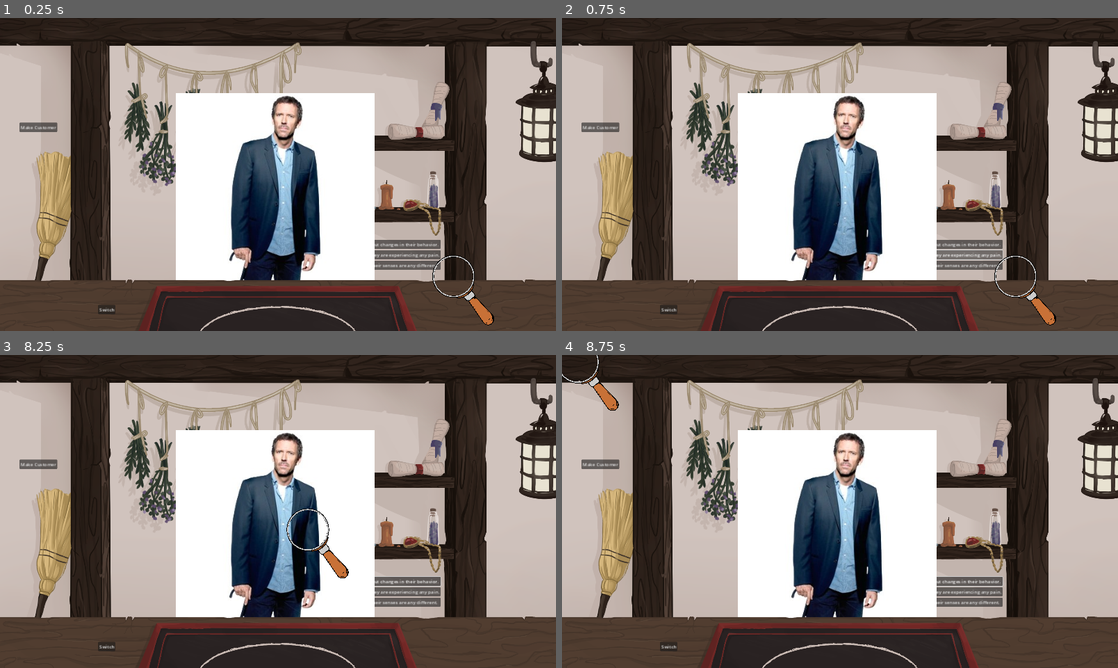
Above: before the commit, frames 1-4 (two rows, left to right).
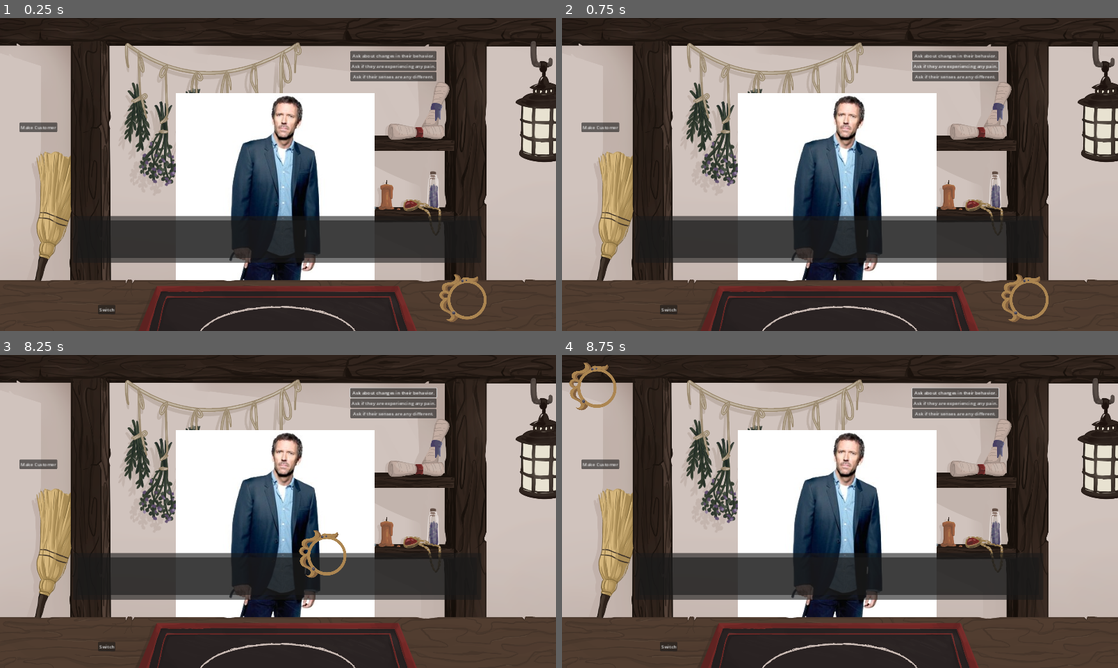
Above: after the commit, the same moments.

Repository: jkostello/Pirate-Software-Jam-15
Game: Godot game, scene res://UI/main_screen.tscn
Same seed, same stepped clock (60 frames per second), same inputs: the game is played once before the commit and once after it. The engine's default icon, where the game draws it, is replaced by a stand-in: a white triangle on a blue panel in a dark square.
Inputs (mouse positions are in pixels of both pictures, inside the frame that each line leads up to):
- Up to frame 1 (0.25 s): no input
- Up to frame 2 (0.75 s): click "Ask if they are experiencing …" at 0.5 s
- Up to frame 3 (8.25 s): click "Ask if their senses are any d…" at 1.25 s; click "Make Customer" at 2 s; click "Ask if they are experiencing …" at 2.75 s; click "Ask if their senses are any d…" at 3.5 s; click "Make Customer" at 4.25 s; click "Ask if they are experiencing …" at 5 s; click "Ask if their senses are any d…" at 5.75 s; click "Make Customer" at 6.5 s; click "Ask about changes in their be…" at 7.25 s; drag from (461, 627) to (27, 376) at 8.02 s
- Up to frame 4 (8.75 s): no input

The runs differ from the first frame. In frame 1, 10% of the frame differs, in the area x 17-89%, y 10-99%; in frame 2, 10%; in frame 3, 9.7%; in frame 4, 9.9%.

Commit message:
Added textbox
Textbox added to customer
Changed magnifying glass sprite

Diff:
--- a/Customers/customer.tscn
+++ b/Customers/customer.tscn
@@ -7,9 +7,22 @@
 [ext_resource type="Script" path="res://Customers/magnifying_glass.gd" id="4_wumt6"]
 [ext_resource type="Texture2D" uid="uid://ghqr12tghyir" path="res://Customers/temp_symbol.png" id="5_sufu3"]
 [ext_resource type="Texture2D" uid="uid://bupjkxxugwai5" path="res://Customers/temp_particles.png" id="7_pw0q1"]
+[ext_resource type="PackedScene" uid="uid://dxnasp3ckgooe" path="res://UI/textbox.tscn" id="8_tqw30"]
 
 [node name="Customer" type="Node2D"]
 script = ExtResource("1_c24f8")
+
+[node name="Textbox" parent="." instance=ExtResource("8_tqw30")]
+z_index = 2
+anchors_preset = 0
+anchor_right = 0.0
+anchor_bottom = 0.0
+offset_left = -3.0
+offset_top = 691.0
+offset_right = 1918.0
+offset_bottom = 844.0
+grow_horizontal = 1
+grow_vertical = 1
 
 [node name="Customer" type="Sprite2D" parent="."]
 z_index = 1
@@ -17,41 +30,36 @@
 scale = Vector2(2.03709, 2.03709)
 texture = ExtResource("2_758aq")
 
-[node name="Control" type="Control" parent="."]
-layout_mode = 3
-anchors_preset = 0
-offset_left = 913.0
-offset_top = 305.0
-offset_right = 1015.0
-offset_bottom = 408.0
-
 [node name="MagnifyingGlass" type="Sprite2D" parent="."]
-z_index = 2
-position = Vector2(1600, 939)
-scale = Vector2(0.130164, 0.130164)
+z_index = 3
+position = Vector2(1581, 930)
+scale = Vector2(0.367891, 0.367891)
 texture = ExtResource("3_0ioue")
+region_rect = Rect2(200, 121.4, 100, 200)
 script = ExtResource("4_wumt6")
 
 [node name="Area2D" type="Area2D" parent="MagnifyingGlass"]
+z_index = 16
 
-[node name="CollisionPolygon2D" type="CollisionPolygon2D" parent="MagnifyingGlass/Area2D"]
-polygon = PackedVector2Array(760.579, 891.183, 806.675, 845.088, 822.04, 775.944, 822.04, 722.166, 783.627, 653.022, 307.305, 153.652, 307.305, 115.239, 230.479, 7.68262, 291.939, -145.97, 284.257, -199.748, 307.305, -345.718, 299.622, -499.37, 199.748, -699.118, 30.7305, -860.453, -161.335, -929.596, -314.987, -929.596, -453.274, -898.866, -606.927, -822.04, -729.849, -683.753, -791.31, -553.148, -829.723, -368.766, -806.675, -207.431, -737.531, -61.4609, -645.34, 46.0957, -522.418, 130.604, -414.861, 176.7, -299.622, 199.748, -153.652, 199.748, -99.874, 207.431, 7.68262, 192.065, 92.1914, 291.939, 138.287, 299.622, 361.083, 629.974, 560.831, 906.549, 645.34, 929.596, 714.483, 921.914)
+[node name="CollisionPolygon2D2" type="CollisionPolygon2D" parent="MagnifyingGlass/Area2D"]
+position = Vector2(282.693, 592.567)
+polygon = PackedVector2Array(-54.3643, -361.52, -27.1821, -396.857, -10.873, -470.248, -21.7456, -540.921, -48.9277, -589.849, -97.855, -633.34, -108.728, -641.494, -92.4189, -657.804, -86.9824, -676.831, -92.4189, -695.858, -100.573, -698.577, -127.755, -684.986, -225.61, -687.704, -290.847, -720.322, -326.184, -714.886, -309.875, -668.677, -429.475, -619.749, -459.375, -519.176, -451.221, -418.602, -432.193, -380.548, -353.366, -334.338, -356.084, -307.156, -391.42, -299.002, -388.702, -285.411, -337.057, -263.665, -293.565, -282.692, -277.256, -309.875, -190.274, -282.692, -95.1372, -309.875)
 
 [node name="Mask" type="Sprite2D" parent="MagnifyingGlass"]
 clip_children = 1
-position = Vector2(-257.368, -364.924)
-scale = Vector2(2.22796, 2.22796)
+position = Vector2(86.9827, 114.164)
+scale = Vector2(0.66324, 0.66324)
 texture = ExtResource("4_rmftt")
 
 [node name="Symbol" type="Sprite2D" parent="MagnifyingGlass/Mask"]
 unique_name_in_owner = true
-position = Vector2(-1994.83, -2067.24)
+position = Vector2(-2577.87, -2745.9)
 scale = Vector2(0.322339, 0.42482)
 texture = ExtResource("5_sufu3")
 
 [node name="Particle" type="Sprite2D" parent="MagnifyingGlass/Mask"]
 unique_name_in_owner = true
-position = Vector2(-1253.45, -1146.55)
+position = Vector2(-2598.36, -1709.02)
 texture = ExtResource("7_pw0q1")
 
 [connection signal="mouse_entered" from="MagnifyingGlass/Area2D" to="MagnifyingGlass" method="_on_mouse_entered"]
--- a/Customers/magnifying_glass.gd
+++ b/Customers/magnifying_glass.gd
@@ -41,7 +41,9 @@
 	%Particle.global_position = particle_position
 
 func _on_mouse_entered():
+	print('hovered')
 	hovered = true
 
 func _on_mouse_exited():
+	print('not hovered')
 	hovered = false
--- a/UI/main_screen.tscn
+++ b/UI/main_screen.tscn
@@ -261,10 +261,11 @@
 texture = ExtResource("3_bea5q")
 
 [node name="QuestionBox" parent="Shop" instance=ExtResource("4_gypuy")]
-offset_left = 1224.0
-offset_top = 765.0
-offset_right = 1224.0
-offset_bottom = 765.0
+z_index = 3
+offset_left = 1210.0
+offset_top = 114.0
+offset_right = 1210.0
+offset_bottom = 114.0
 
 [node name="TempGenerator" type="Button" parent="Shop"]
 offset_left = 67.0
--- /dev/null
+++ b/UI/textbox.gd
@@ -0,0 +1,18 @@
+extends Control
+
+const CHAR_READ_RATE := 0.08 # How fast text scrolls
+
+# Called when the node enters the scene tree for the first time.
+func _ready():
+	%Body.text = ''
+
+func add_text(text):
+	if !%Body.text:
+		%Body.text += text
+	else:
+		%Body.text += '\n\n' + text
+	show()
+
+	# Typewriter text effect
+	var tween = create_tween()
+	tween.tween_property(%Body, 'visible_ratio', 1, len(text) * CHAR_READ_RATE)
--- /dev/null
+++ b/UI/textbox.tscn
@@ -0,0 +1,53 @@
+[gd_scene load_steps=2 format=3 uid="uid://dxnasp3ckgooe"]
+
+[ext_resource type="Script" path="res://UI/textbox.gd" id="1_svkar"]
+
+[node name="Textbox" type="Control"]
+layout_mode = 3
+anchors_preset = 15
+anchor_right = 1.0
+anchor_bottom = 1.0
+grow_horizontal = 2
+grow_vertical = 2
+script = ExtResource("1_svkar")
+
+[node name="TextboxContainer" type="MarginContainer" parent="."]
+unique_name_in_owner = true
+layout_mode = 1
+anchors_preset = 12
+anchor_top = 1.0
+anchor_right = 1.0
+anchor_bottom = 1.0
+offset_top = -161.0
+grow_horizontal = 2
+grow_vertical = 0
+theme_override_constants/margin_left = 256
+theme_override_constants/margin_right = 256
+
+[node name="Panel" type="Panel" parent="TextboxContainer"]
+layout_mode = 2
+
+[node name="MarginContainer" type="MarginContainer" parent="TextboxContainer"]
+layout_mode = 2
+theme_override_constants/margin_left = 16
+theme_override_constants/margin_top = 16
+theme_override_constants/margin_right = 16
+theme_override_constants/margin_bottom = 16
+
+[node name="Panel" type="Panel" parent="TextboxContainer/MarginContainer"]
+layout_mode = 2
+
+[node name="ScrollContainer" type="ScrollContainer" parent="TextboxContainer/MarginContainer"]
+unique_name_in_owner = true
+layout_mode = 2
+horizontal_scroll_mode = 0
+
+[node name="Body" type="RichTextLabel" parent="TextboxContainer/MarginContainer/ScrollContainer"]
+unique_name_in_owner = true
+layout_mode = 2
+size_flags_horizontal = 3
+size_flags_vertical = 3
+theme_override_font_sizes/normal_font_size = 32
+text = "Placeholder text! The quick brown fox jumped over the lazy dog. This textbox holds 3 lines of text."
+visible_characters = 0
+visible_ratio = 0.0
Not shown: 1 places in Customers/customer.tscn that only renumber resources
Binary file changed: Customers/magnifying_glass.png
Not shown, added: UI/texB5FB.tmp
